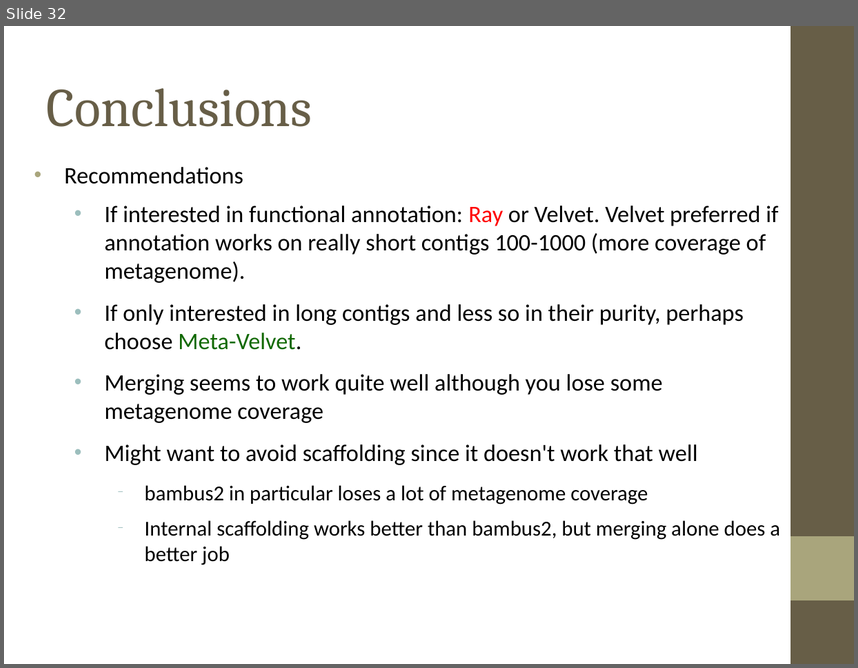
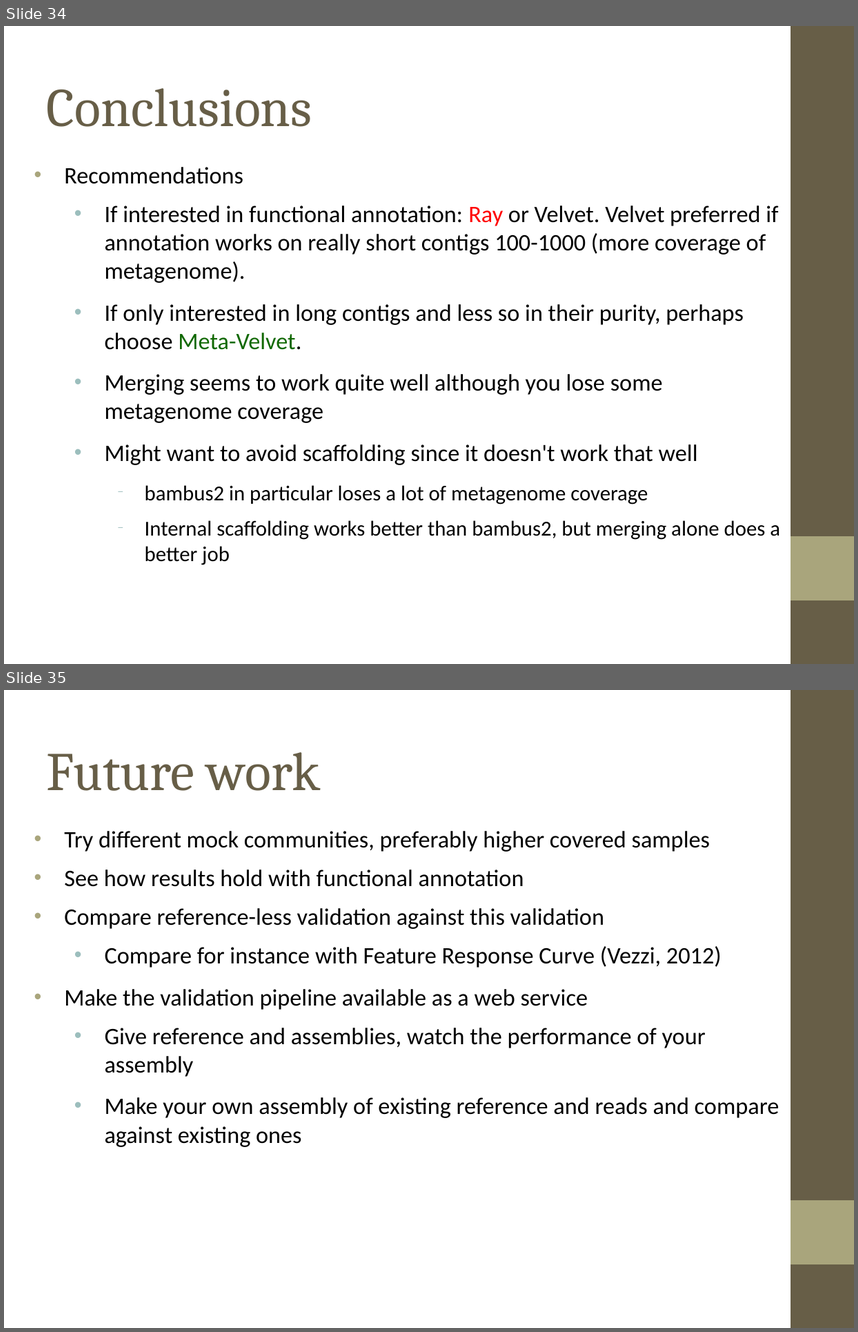
Before and after one commit to inodb/msc-thesis, a slide deck: presentation/msc-thesis.odp. Shown one above the other, each under a label of ours: slide 32 before the commit, slides 34 and 35 after it. The pictures are 858x668 and 858x1332 pixels, drawn with LibreOffice and Linux fonts; fonts in the diff are those of the drawing. Boxes give left, top, right and bottom in pixels: in the first picture for what was removed or moved away, otherwise in the second. Text is boxed around its words. In the diff, an @@ line names an element or a change of style, - is before the commit and + after.

```diff
--- a/presentation/msc-thesis.odp
+++ b/presentation/msc-thesis.odp
@@ slide 35 added at bbox=[4, 690, 854, 1328], background #FFFFFF; not listed: 2 template elements that a slide beside it also shows @@
@@ title added at bbox=[47, 752, 321, 791], 46 pt, text #675E47 @@
+Future work
@@ text added at bbox=[64, 831, 780, 1147], 20 pt, text #000000 @@
+• Try different mock communities, preferably higher covered samples
+• See how results hold with functional annotation
+• Compare reference-less validation against this validation
+  • Compare for instance with Feature Response Curve (Vezzi, 2012)
+• Make the validation pipeline available as a web service
+  • Give reference and assemblies, watch the performance of your assembly
+  • Make your own assembly of existing reference and reads and compare against existing ones
@@ what was slide 32 is now slide 34 @@
```
Also in this commit, not shown: 14 slides changed, 2 other slides added, 1 other file.
